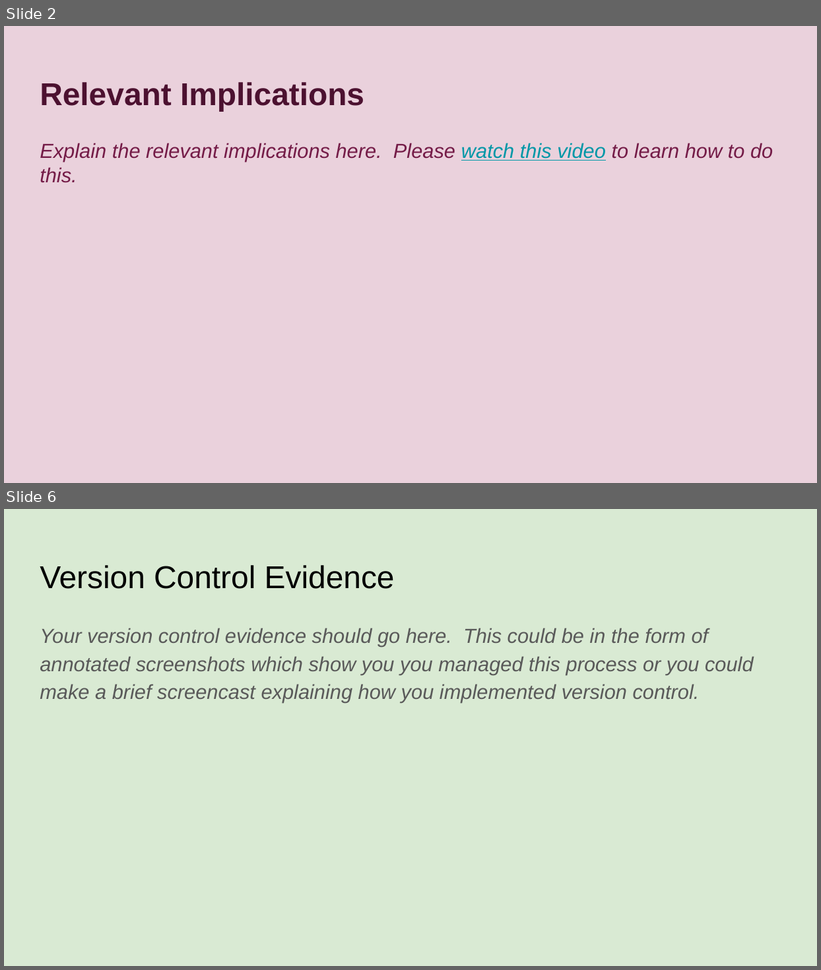
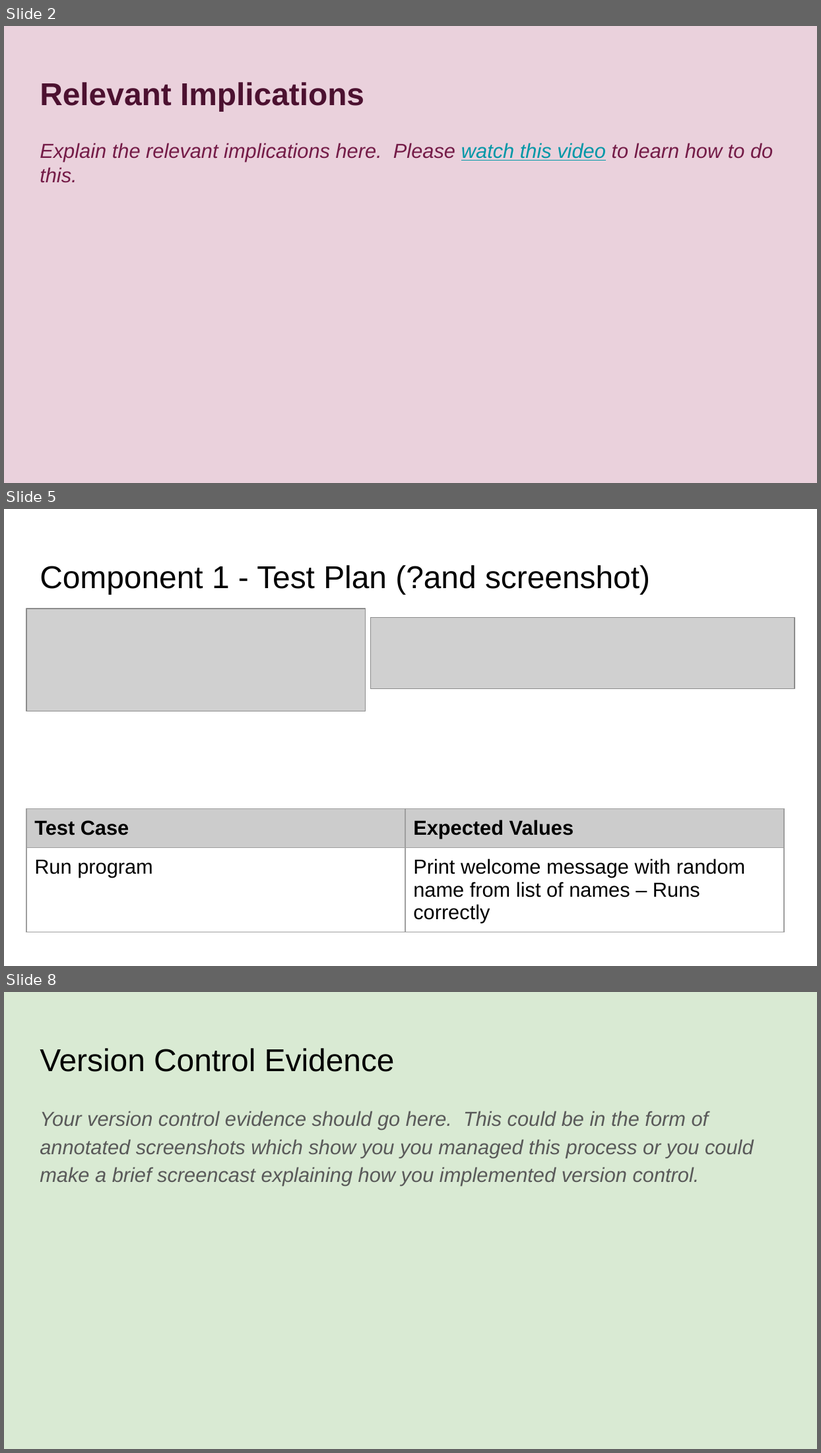
Before and after one commit to George7387/pizza_bot, a slide deck: 022_91893+_+91897+Documentation.pptx. Shown one above the other, each under a label of ours: slides 2 and 6 before the commit, slides 2, 5 and 8 after it; the slides between them are not shown. The pictures are 821x970 and 821x1453 pixels, drawn with LibreOffice and Linux fonts; fonts in the diff are those of the drawing; grey boxes stand for pictures. Boxes give left, top, right and bottom in pixels: in the first picture for what was removed or moved away, otherwise in the second. Text is boxed around its words. In the diff, an @@ line names an element or a change of style, - is before the commit and + after.

Commit message:
Created component file
Created welcome message with random name generator

```diff
--- a/022_91893+_+91897+Documentation.pptx
+++ b/022_91893+_+91897+Documentation.pptx
@@ slide 5 added at [4, 509, 817, 966], background #FFFFFF @@
@@ title added at [40, 565, 650, 594], 28 pt, text #000000 @@
+Component 1 - Test Plan (?and screenshot)
@@ picture added at [26, 609, 366, 712] @@
@@ picture added at [371, 617, 795, 689] @@
@@ table added at [26, 809, 785, 939], 2 rows, 2 columns @@
+Test Case | Expected Values
+Run program | Print welcome message with random name from list of names – Runs correctly
@@ what was slide 6 is now slide 8 @@
```
Also in this commit, not shown: 3 slides changed, 2 other slides added, 1 slide removed, 2 other files.
